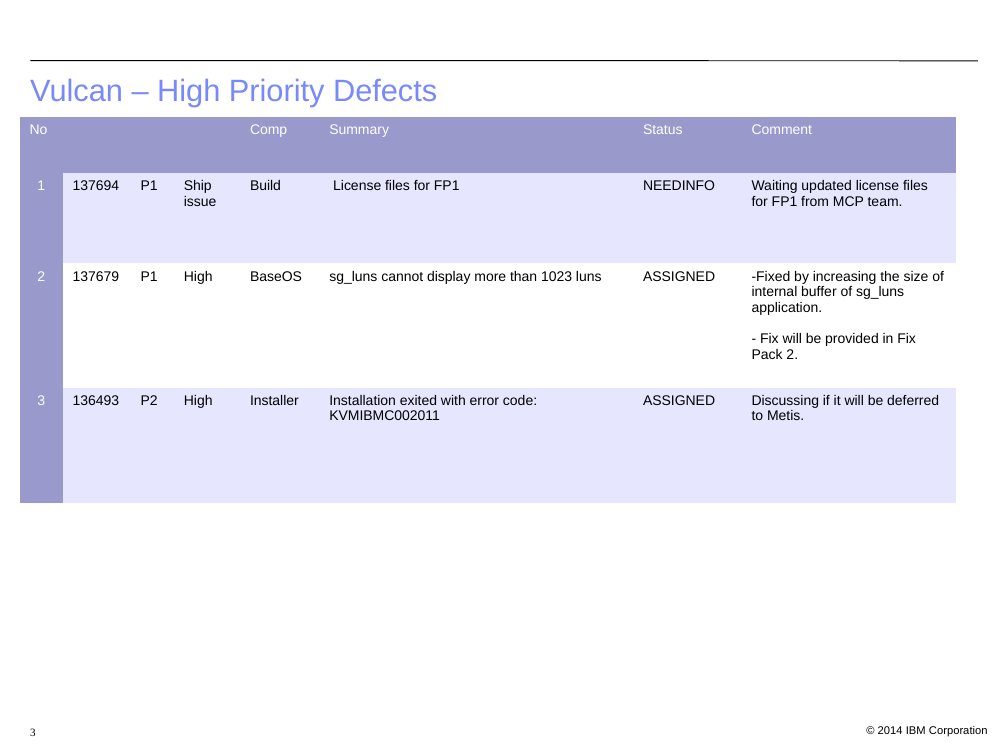
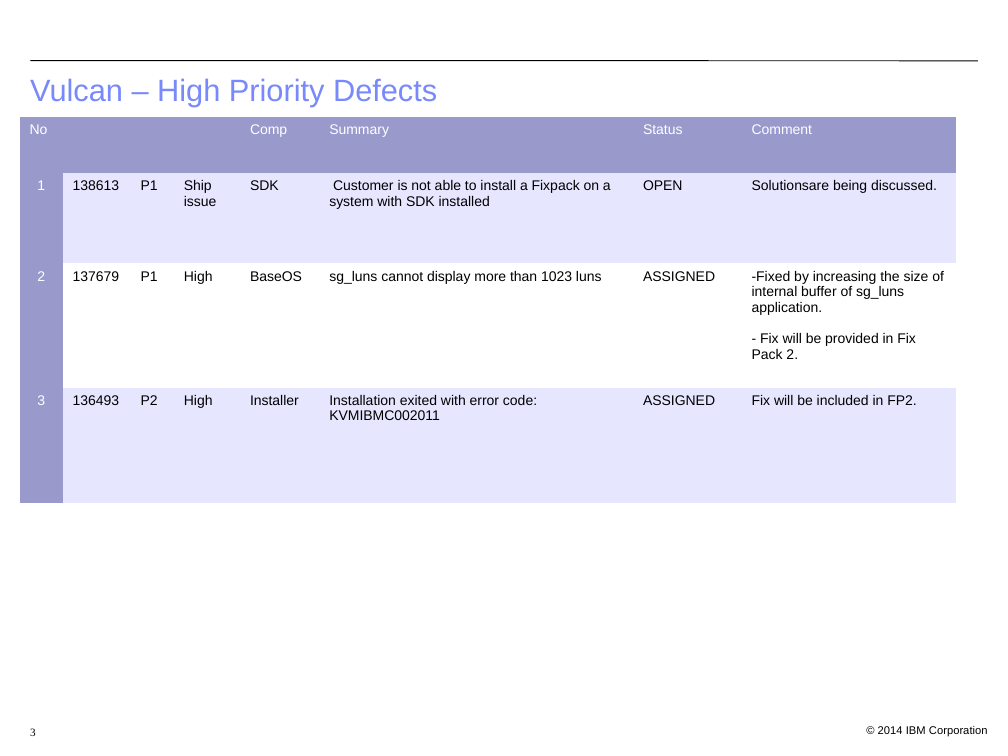
Before and after one commit to bjwt/test, a slide deck: slide 3 of bugs/Vulcan Defect Status 20160307.odp. Drawn at 1008x756 pixels with LibreOffice and Linux fonts; fonts in the diff are those of the drawing; background and template pictures are left out. Boxes give left, top, right and bottom in pixels: in the first picture for what was removed or moved away, otherwise in the second. Text is boxed around its words. In the diff, an @@ line names an element or a change of style, - is before the commit and + after.

```diff
--- a/bugs/Vulcan Defect Status 20160307.odp
+++ b/bugs/Vulcan Defect Status 20160307.odp
@@ table at (20,117,958,503) @@
-row 2: 1 | 137694 | P1 | Ship issue | Build | License files for FP1 | NEEDINFO | Waiting updated license files for FP1 from MCP team.
+row 2: 1 | 138613 | P1 | Ship issue | SDK | Customer is not able to install a Fixpack on a system with SDK installed | OPEN | Solutionsare being discussed.
-row 4, column 8: Discussing if it will be deferred to Metis.
+row 4, column 8: Fix will be included in FP2.
```
Also in this commit, not shown: 3 other slides changed, 7 other files.
